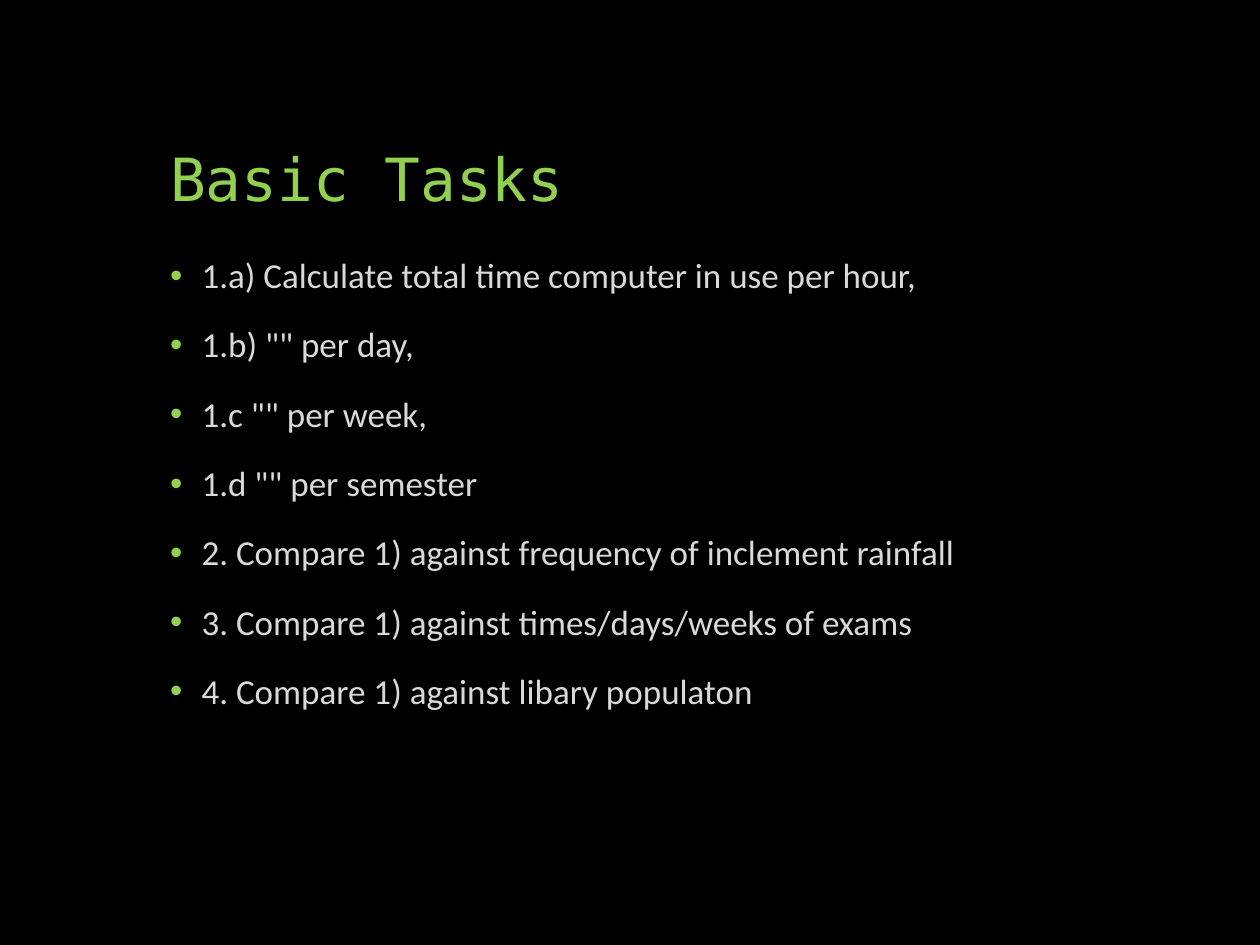
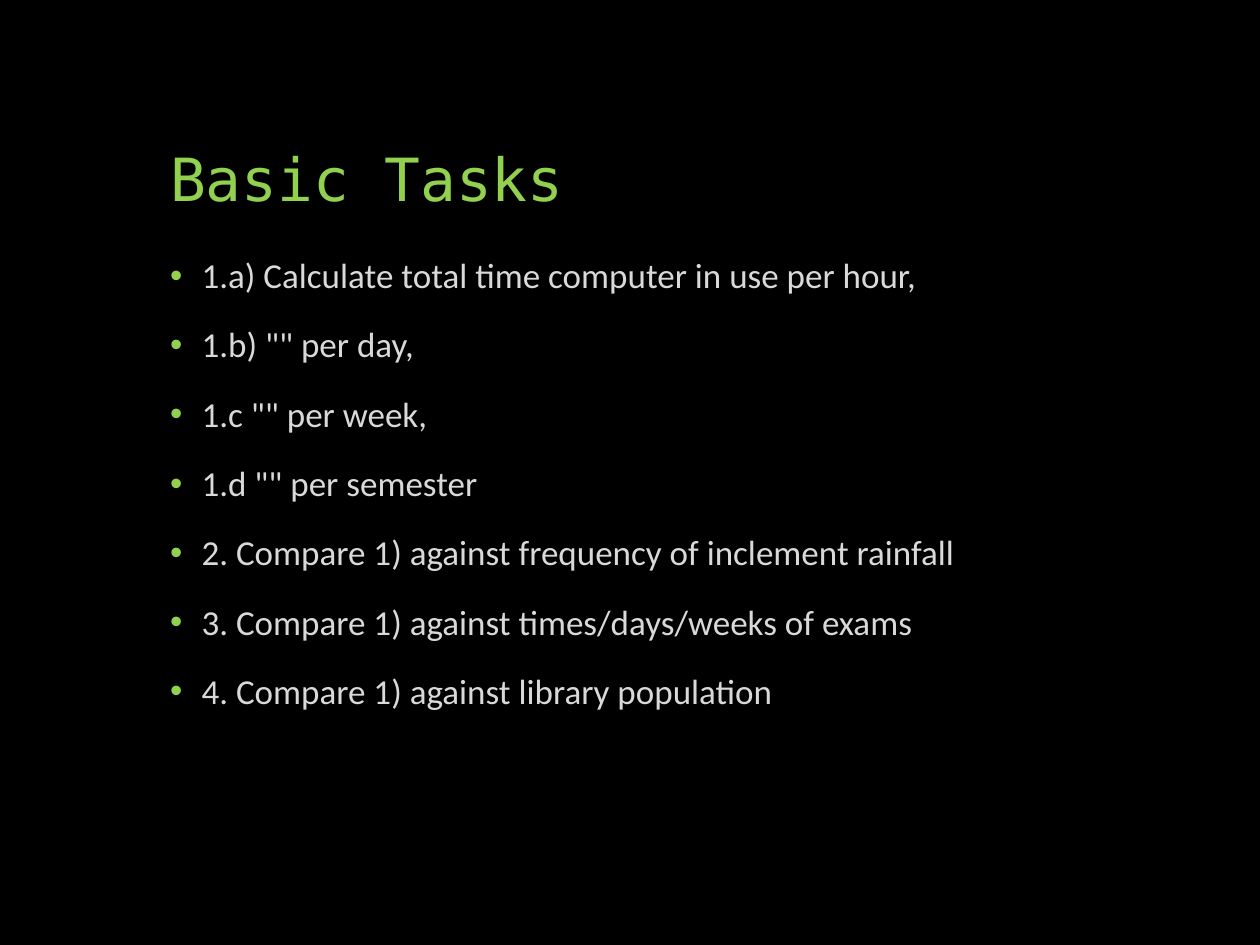
Before and after one commit to UNCG-CSE/Library-Computer-Usage-Analysis, a slide deck: slide 5 of docs/Computers in the Libraries.pptx. Drawn at 1260x945 pixels with LibreOffice and Linux fonts; fonts in the diff are those of the drawing. Boxes give left, top, right and bottom in pixels: in the first picture for what was removed or moved away, otherwise in the second. Text is boxed around its words. In the diff, an @@ line names an element or a change of style, - is before the commit and + after.

Commit message:
spelling mistakes

```diff
--- a/docs/Computers in the Libraries.pptx
+++ b/docs/Computers in the Libraries.pptx
@@ text at bbox=[202, 678, 772, 710]: text changed @@
-• 4. Compare 1) against libary populaton
+• 4. Compare 1) against library population
```
Also in this commit, not shown: 1 other slide changed.
